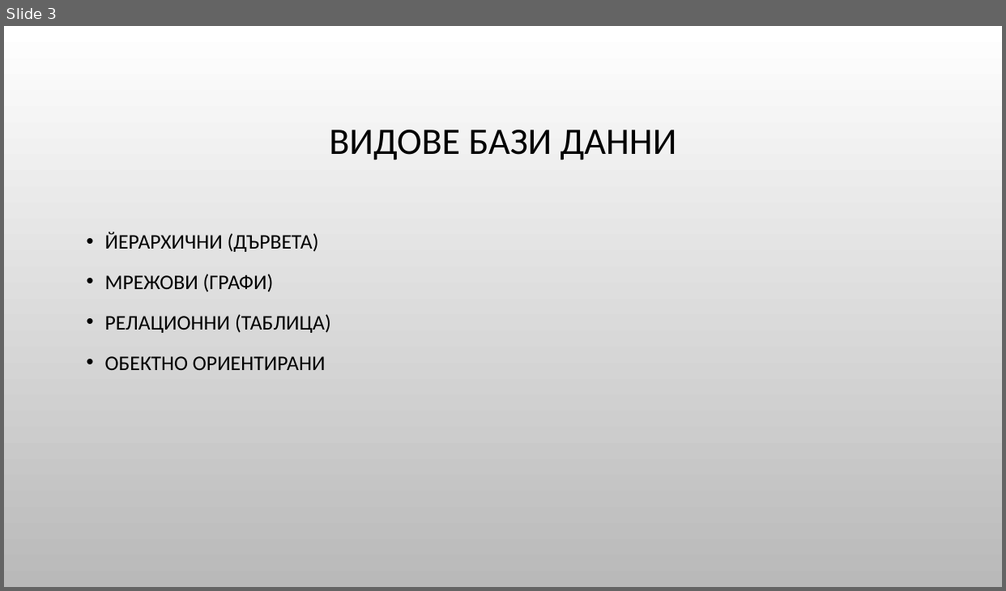
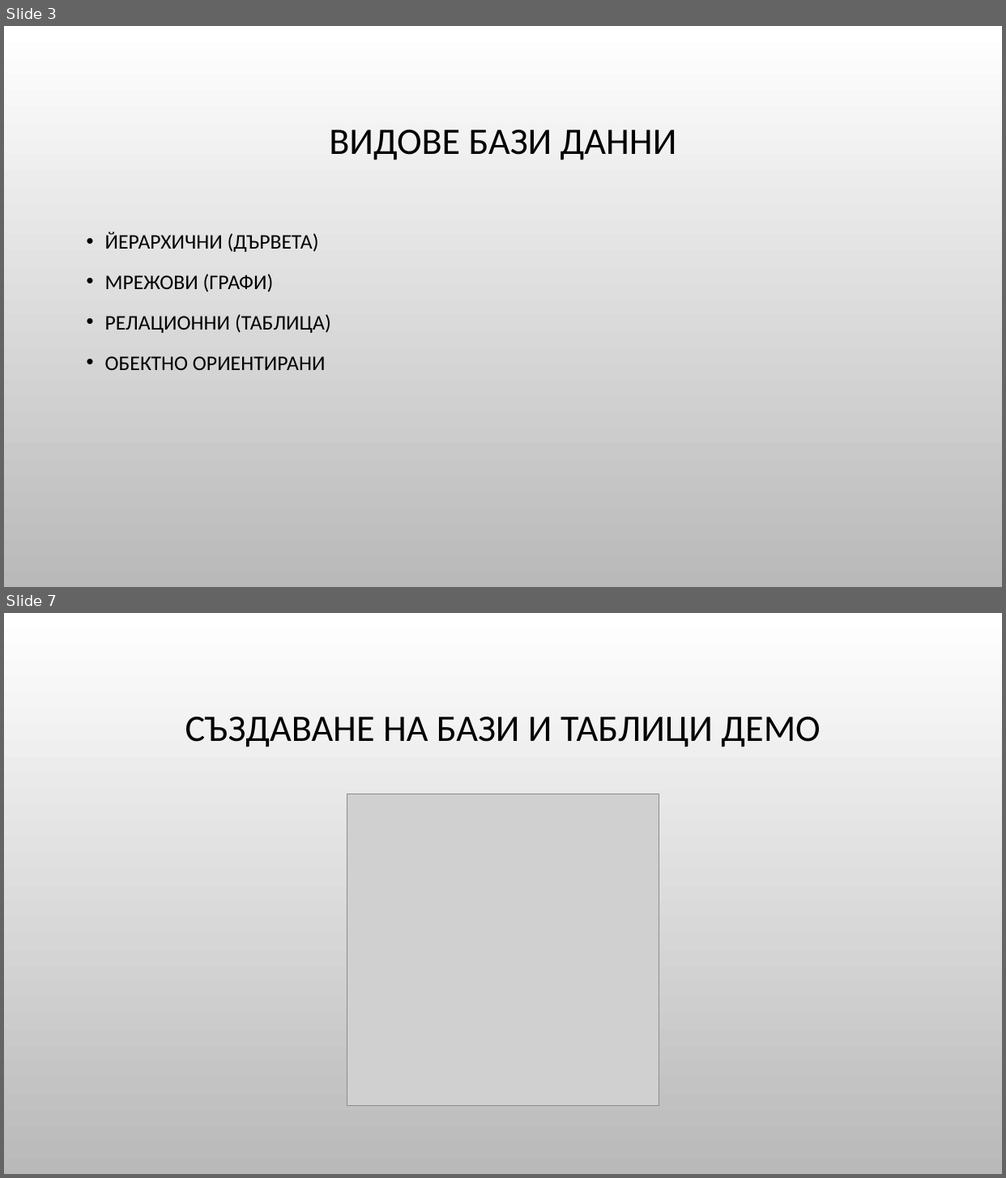
Before and after one commit to Bilyukov/php-mysql-course, a slide deck: 09.introduction-to-mysql.pptx. Shown one above the other, each under a label of ours: slide 3 before the commit, slides 3 and 7 after it; the slides between them are not shown. The pictures are 1006x591 and 1006x1178 pixels, drawn with LibreOffice and Linux fonts; fonts in the diff are those of the drawing; grey boxes stand for pictures; background and template pictures are left out. Boxes give left, top, right and bottom in pixels: in the first picture for what was removed or moved away, otherwise in the second. Text is boxed around its words. In the diff, an @@ line names an element or a change of style, - is before the commit and + after.

```diff
--- a/09.introduction-to-mysql.pptx
+++ b/09.introduction-to-mysql.pptx
@@ slide 7 added at (x1=4, y1=613, x2=1002, y2=1174), background picture (left out) @@
@@ title added at (x1=185, y1=717, x2=820, y2=747), 36 pt, text #000000 @@
+СЪЗДАВАНЕ НА БАЗИ И ТАБЛИЦИ ДЕМО
@@ picture added at (x1=347, y1=794, x2=658, y2=1105) @@
```
Also in this commit, not shown: 19 other slides added, 9 other files.
